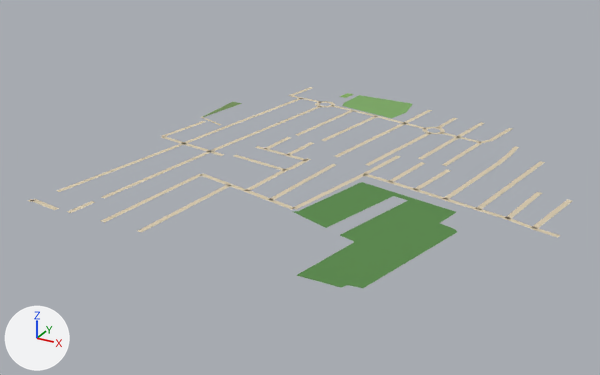
The glTF model public/assets/bengaluru-region-v1/tiles/t43_-23-l0.glb as it was, and as the next commit left it.
One viewpoint serves both versions: a camera (50 mm lens) standing at (22125.0, -12052.0, 361.0) and looking at (21704.0, -11287.0, -21.0). Lighting does not change. The marker at lower left points along +X, +Y and +Z. The picture after the commit comes second.

Script lines for the objects in view, before the commit:
```python
me_ground = bpy.data.meshes.new('ground')
me_ground.from_pydata(...)  # 555 vertices, 509 faces; spans x -3.0..501.0, y -3.0..500.0, z 1.0
me_ground.materials.append(mat_ground)
# before: 12 (475.0, 193.0, 1.0) at pixel (535, 227), 13 (474.0, 187.0, 1.0) at pixel (532, 229), 14 (501.0, 187.0, 1.0) at pixel (560, 235), 15 (499.0, 182.0, 1.0) at pixel (557, 237)
# before: 296 (65.0, 474.0, 1.0) at pixel (303, 91), 297 (59.0, 475.0, 1.0) at pixel (299, 91)
# before: 398 (-2.0, 224.0, 1.0) at pixel (160, 136), 399 (4.0, 223.0, 1.0) at pixel (163, 137), 400 (5.0, 261.0, 1.0) at pixel (182, 128), 401 (11.0, 260.0, 1.0) at pixel (185, 129)
ob_ground = bpy.data.objects.new('ground', me_ground)
ob_ground.location = (21500.0, -11500.0, 0.0)
```
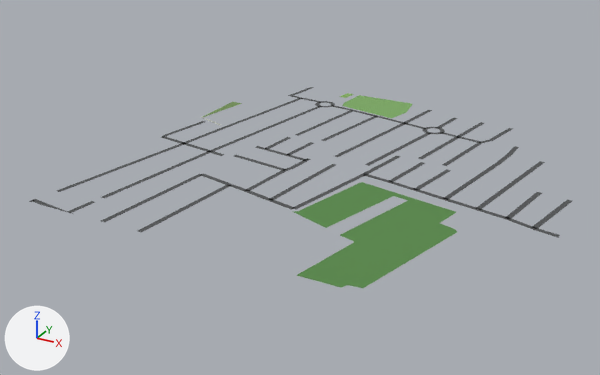
Scene script edits in JSON lines:
```json
{"block": "me_ground", "where": "# used by ob_ground; location = (21500.0, -11500.0, 0.0)"}
{"block": "me_ground", "where": "# verts and faces of me_ground; kept vertices keep their numbers, new ones are numbered from 555"}
{"op": "remove", "block": "me_ground", "code": "me_ground.from_pydata(...)  # 555 vertices, 509 faces; spans x -3.0..501.0, y -3.0..500.0, z 1.0"}
{"op": "add", "block": "me_ground", "code": "me_ground.from_pydata(...)  # 562 vertices, 516 faces; spans x 0.0..500.0, y 0.0..500.0, z 1.0"}
{"block": "me_ground", "change": "me_ground part 1"}
{"op": "add", "block": "me_ground", "code": "delete_vertices([14])  # with the faces that use them"}
{"op": "add", "block": "me_ground", "code": "verts[15] = (500.0, 188.0, 1.0)  # moved, pixel (559, 235)"}
{"op": "add", "block": "me_ground", "code": "verts[559] = (500.0, 181.0, 1.0)  # pixel (558, 237)"}
{"op": "add", "block": "me_ground", "code": "faces += [(13, 559, 15)]"}
{"block": "me_ground", "change": "me_ground part 2"}
{"block": "me_ground", "change": "7 vertices are removed from x -2.0..151.0, y -3.0..37.0, z 1.0"}
{"block": "me_ground", "change": "13 faces are deleted"}
{"block": "me_ground", "change": "9 vertices move from x -3.0..158.0, y 1.0..110.0, z 1.0 to x 0.0..158.0, y 5.0..109.0, z 1.0"}
{"block": "me_ground", "change": "13 vertices are added at x 0.0..150.0, y 0.0..32.0, z 1.0"}
{"block": "me_ground", "change": "19 new faces join them"}
{"block": "me_ground", "change": "me_ground part 3"}
{"op": "add", "block": "me_ground", "code": "verts[297] = (60.0, 481.0, 1.0)  # moved, pixel (302, 90)"}
{"op": "add", "block": "me_ground", "code": "verts[296] = (66.0, 480.0, 1.0)  # moved, pixel (305, 90)"}
{"block": "me_ground", "change": "me_ground part 4"}
{"op": "add", "block": "me_ground", "code": "delete_vertices([398])  # with the faces that use them"}
{"op": "add", "block": "me_ground", "code": "verts[569] = (0.0, 234.0, 1.0)  # pixel (166, 133)"}
{"op": "add", "block": "me_ground", "code": "verts[570] = (0.0, 223.0, 1.0)  # pixel (161, 136)"}
{"op": "add", "block": "me_ground", "code": "faces += [(399, 569, 570), (399, 401, 569), (400, 569, 401)]"}
{"block": "me_ground", "change": "me_ground part 5: 342 kept faces spanning x 0.0..500.0, y 0.0..500.0, z 1.0 get new vertex colours; the middle colour goes from beige #d7c9ae to dark grey #535556"}
{"block": "me_ground", "change": "other edits to the shape of me_ground do not show in these pictures"}
```

What differs and where, as boxes [x1, y1, x2, y2] in the pictures (600 x 375 px; the box of a moved part takes in the faces that stretch with it):
```json
{"part": 1, "of": "me_ground", "change": "moved or reshaped", "before": [533, 228, 560, 237], "after": [533, 227, 560, 238]}
{"part": 2, "of": "me_ground", "change": "moved or reshaped", "before": [28, 174, 232, 232], "after": [29, 174, 230, 232]}
{"part": 3, "of": "me_ground", "change": "moved or reshaped", "before": [288, 87, 312, 96], "after": [288, 87, 313, 96]}
{"part": 4, "of": "me_ground", "change": "moved or reshaped", "before": [162, 128, 185, 137], "after": [162, 128, 185, 137]}
{"part": 5, "of": "me_ground", "change": "recoloured", "before": [31, 87, 572, 232], "after": [31, 87, 572, 232]}
```
